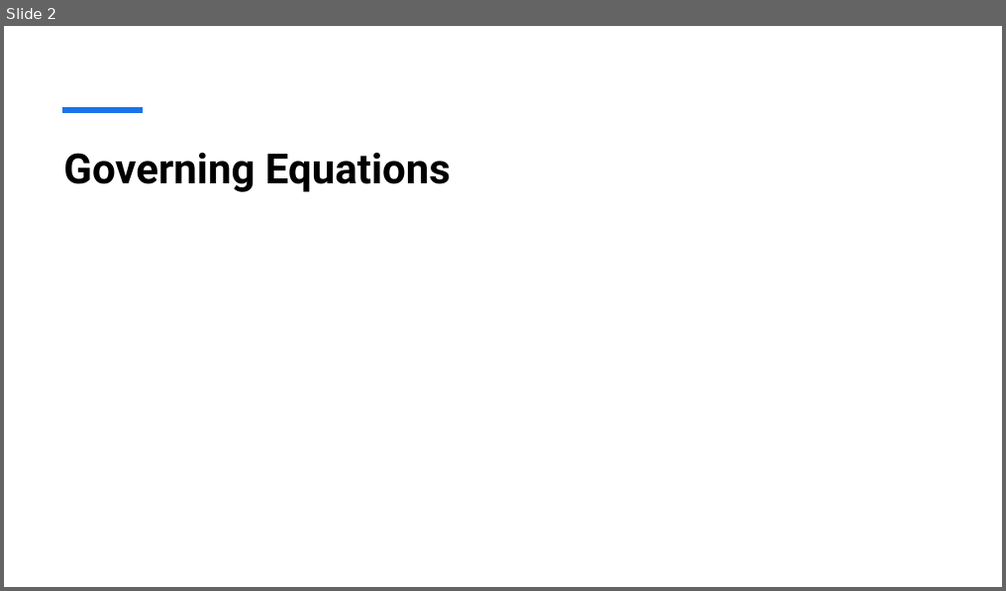
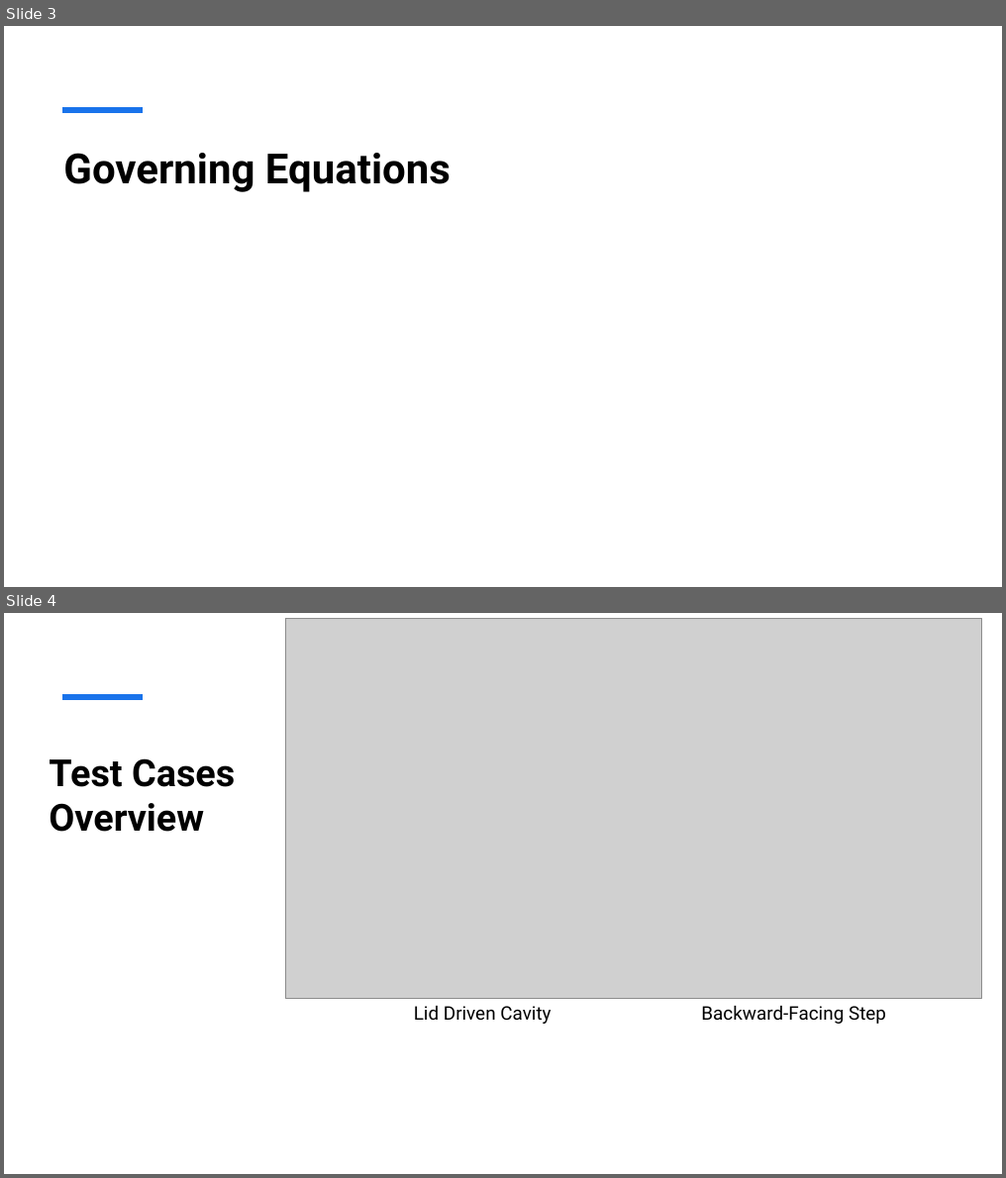
Before and after one commit to henrikhaug1/MEK4470, a slide deck: Presentation1.pptx. Shown one above the other, each under a label of ours: slide 2 before the commit, slides 3 and 4 after it. The pictures are 1006x591 and 1006x1178 pixels, drawn with LibreOffice and Linux fonts; fonts in the diff are those of the drawing; grey boxes stand for pictures. Boxes give left, top, right and bottom in pixels: in the first picture for what was removed or moved away, otherwise in the second. Text is boxed around its words. In the diff, an @@ line names an element or a change of style, - is before the commit and + after.

```diff
--- a/Presentation1.pptx
+++ b/Presentation1.pptx
@@ slide 4 added at box(4, 613, 1002, 1174), background #FFFFFF; not listed: 1 template element that a slide beside it also shows @@
@@ picture added at box(285, 618, 982, 998) @@
@@ title added at box(49, 759, 235, 832), 36 pt, text #000000, bold @@
+Test Cases Overview
@@ text added at box(414, 1006, 550, 1024), 18 pt, text #000000 @@
+Lid Driven Cavity
@@ text added at box(701, 1005, 886, 1024), 18 pt, text #000000 @@
+Backward-Facing Step
@@ what was slide 2 is now slide 3 @@
```
Also in this commit, not shown: 7 slides changed, 6 other slides added, 5 slides removed, 18 other files.
